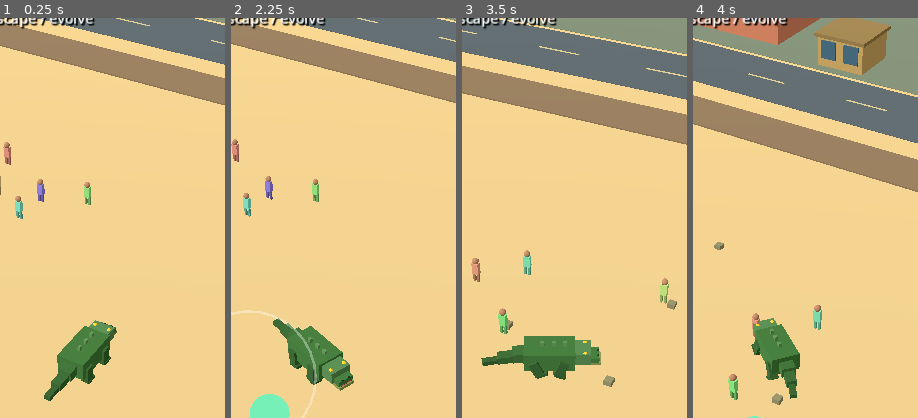
Above: before the commit, frames 1-4 (left to right).
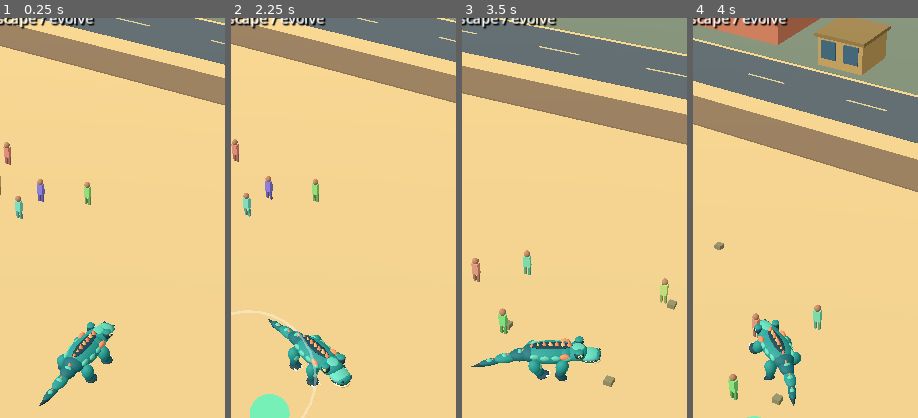
Above: after the commit, the same moments.

Repository: kavemankai/Kaijustomp
Game: Godot game, scene res://scenes/BeachDemo.tscn
Two runs of this game, one before a commit and one after it. Both use one fixed random seed, a clock stepped at 60 frames per second and the inputs below.
Inputs (mouse positions are % of the whole screen's width and height, from its top left):
- Up to frame 1 (0.25 s): no input
- Up to frame 2 (2.25 s): click "SPRINT" at 0.5 s; tap Enter (ui_accept) at 1.25, 2 s; drag from (50, 50) to (60, 28) at 1.27 s; drag from (30, 55) to (45, 70) at 2.02 s
- Up to frame 3 (3.5 s): move the mouse to (60, 28) at 2.77 s; hold Right (ui_right) from 2.78 s (still down); tap Shift at 2.85 s
- Up to frame 4 (4 s): release Right (ui_right) at 3.5 s; drag from (45, 70) to (20, 35) at 3.52 s
The pictures show only the part of the screen within x 26-76%, y 10-60%; the shares and areas given below are measured in that part.

The runs differ from the first frame. In frame 1, 3.1% of the frame differs, in the area x 17-52%, y 75-97%; in frame 2, 3.2%; in frame 3, 3.6%, in the area x 4-62%, y 79-91%; in frame 4, 2.6%.

Commit message:
Integrate colour-polished stylised creature while retaining beach physics and play feel

Diff:
--- a/scripts/beach/BeachDemo.gd
+++ b/scripts/beach/BeachDemo.gd
@@ -24,6 +24,8 @@
 var head_pivot: Node3D
 var leg_pivots: Array[Node3D] = []
 var tail_pivots: Array[Node3D] = []
+var creature_rig: Dictionary = {}
+var creature_idle_clock := 0.0
 var prey_in_mouth: Node3D
 var growth_scale := 1.0
 var evolution_visual_clock := 0.0
@@ -228,60 +230,42 @@
 	beast.collision_mask = 1
 	beast.position = Vector3(0, 0, 18)
 	add_child(beast)
-	# Upright capsule provides swept, orientation-independent wall collision.
-	# Its broad footprint protects the head and torso, including while sprinting.
+	# Approved swept collision, body physics and snout extension untouched.
 	beast_collision_shape = CapsuleShape3D.new()
 	var body_collision := CollisionShape3D.new()
 	body_collision.shape = beast_collision_shape
 	beast.add_child(body_collision)
-	# The projecting snout needs an independent collider, especially during bites.
 	head_collision_shape = SphereShape3D.new()
 	head_collision_node = CollisionShape3D.new()
 	head_collision_node.shape = head_collision_shape
 	beast.add_child(head_collision_node)
 	_sync_beast_collision()
+
 	beast_visual = Node3D.new()
 	beast.add_child(beast_visual)
-	var green := Color(0.22, 0.42, 0.19)
-	_box(beast_visual, Vector3(0, 1.02, 0), Vector3(1.75, 1.18, 3.0), green)
-	# Four pivoted legs make direction changes read as a scurry, not a sliding tank.
 	leg_pivots.clear()
 	for x in [-0.78, 0.78]:
 		for z in [-0.87, 0.94]:
 			var hip := Node3D.new()
 			hip.position = Vector3(x, 1.0, z)
 			beast_visual.add_child(hip)
-			_box(hip, Vector3(0, -0.46, 0), Vector3(0.50, 1.05, 0.58), green.darkened(0.17))
-			_box(hip, Vector3(0, -0.96, -0.13), Vector3(0.58, 0.16, 0.65), green.darkened(0.24))
 			leg_pivots.append(hip)
-
 	head_pivot = Node3D.new()
 	head_pivot.position = Vector3(0, 1.13, -1.22)
 	beast_visual.add_child(head_pivot)
-	_box(head_pivot, Vector3(0, -0.04, -0.45), Vector3(1.36, 0.74, 1.46), green.lightened(0.10))
-	_box(head_pivot, Vector3(0, -0.24, -1.18), Vector3(1.03, 0.31, 0.93), green)
-	for x in [-0.48, 0.48]:
-		_sphere(head_pivot, Vector3(x, 0.23, -0.85), 0.17, Color(0.96, 0.73, 0.16))
-		_sphere(head_pivot, Vector3(x * 0.48, -0.09, -1.61), 0.072, Color(0.10, 0.15, 0.10))
 	jaw = Node3D.new()
 	jaw.position = Vector3(0, -0.45, -0.95)
 	head_pivot.add_child(jaw)
-	_box(jaw, Vector3(0, -0.05, -0.25), Vector3(1.04, 0.20, 1.13), Color(0.48, 0.52, 0.28))
-	_box(jaw, Vector3(0, 0.06, -0.36), Vector3(0.78, 0.04, 0.76), Color(0.57, 0.18, 0.22))
-
-	# Jointed tail swings opposite the hips at speed.
 	tail_pivots.clear()
 	var tail_parent: Node3D = beast_visual
 	for i in range(3):
 		var segment := Node3D.new()
 		segment.position = Vector3(0, 0.98 if i == 0 else -0.13, 1.24 if i == 0 else 0.91)
 		tail_parent.add_child(segment)
-		var taper := 1.0 - float(i) * 0.27
-		_box(segment, Vector3(0, 0, 0.39), Vector3(0.86 * taper, 0.62 * taper, 1.06), green.darkened(0.08 + float(i) * 0.06))
 		tail_pivots.append(segment)
 		tail_parent = segment
-	for z in [-0.9, -0.25, 0.42]:
-		_box(beast_visual, Vector3(0, 1.67, z), Vector3(0.18, 0.40, 0.25), Color(0.33, 0.51, 0.29))
+	# No new collision objects or extra gameplay behaviours: only hero artwork.
+	creature_rig = StylizedCreatureArt.build(beast_visual, head_pivot, jaw, leg_pivots, tail_pivots)
 
 func _sync_beast_collision() -> void:
 	# Keep world-space collision sized to major growth milestones.
@@ -503,25 +487,36 @@
 	bite_timer = maxf(0.0, bite_timer - delta)
 
 func _update_creature_animation(delta: float, moving: bool) -> void:
+	creature_idle_clock += delta
 	var gait_amplitude := (0.74 if sprint_active else 0.45) if moving else 0.0
 	for i in range(leg_pivots.size()):
 		var phase := run_phase + (0.0 if i == 0 or i == 3 else PI)
 		var limb := leg_pivots[i]
 		limb.rotation.x = lerpf(limb.rotation.x, sin(phase) * gait_amplitude, minf(1.0, 15.0 * delta))
+		# A tiny plant/recovery sway adds weight without changing locomotion.
+		limb.rotation.z = lerpf(limb.rotation.z,
+			0.035 * sin(phase + 0.4) if moving else 0.0, minf(1.0, 9.0 * delta))
 	var bob := absf(sin(run_phase)) * (0.11 if sprint_active else 0.065) if moving else 0.0
 	beast_visual.position.y = lerpf(beast_visual.position.y, bob, minf(1.0, 14.0 * delta))
-	beast_visual.rotation.z = lerpf(beast_visual.rotation.z, (0.035 * sin(run_phase * 0.5)) if moving else 0.0, minf(1.0, 8.0 * delta))
+	beast_visual.rotation.z = lerpf(beast_visual.rotation.z,
+		(0.042 * sin(run_phase * 0.5)) if moving else 0.0, minf(1.0, 8.0 * delta))
+	# Breathing and head curiosity must remain visible when standing still.
+	var chest: Node3D = creature_rig.get("breathing")
+	if is_instance_valid(chest):
+		chest.scale = Vector3(1.0 + 0.010 * sin(creature_idle_clock * 1.9),
+			1.0 + 0.025 * sin(creature_idle_clock * 1.9),
+			1.0 + 0.008 * sin(creature_idle_clock * 1.9))
 	for i in range(tail_pivots.size()):
 		var tail := tail_pivots[i]
-		tail.rotation.y = lerpf(tail.rotation.y, sin(run_phase * 0.58 - float(i) * 0.65) * (0.15 if sprint_active else 0.09) if moving else 0.0, minf(1.0, 8.0 * delta))
-
-	# Bite cycle: snap forward -> jaws open -> grab -> retract and swallow.
+		var sway := sin(run_phase * 0.58 - float(i) * 0.65) * (0.17 if sprint_active else 0.11) if moving else sin(creature_idle_clock * 0.75 - float(i) * 0.52) * 0.075
+		tail.rotation.y = lerpf(tail.rotation.y, sway, minf(1.0, 8.0 * delta))
 	var progress := 1.0 - clampf(bite_timer / maxf(0.05, bite_duration), 0.0, 1.0)
 	var snap := sin(progress * PI) if bite_timer > 0.0 else 0.0
 	head_pivot.position.z = -1.22 - 0.67 * snap
-	# Track bite extension instead of allowing the snout to pass through walls.
+	# Keep existing moving head hitbox in sync with the feeding lunge.
 	head_collision_node.position.z = (-2.20 - 0.67 * snap) * growth_scale
-	head_pivot.rotation.x = -0.13 * snap
+	head_pivot.rotation.x = -0.13 * snap + (0.025 * sin(creature_idle_clock * 0.95) if not moving and bite_timer <= 0.0 else 0.0)
+	head_pivot.rotation.y = 0.025 * sin(creature_idle_clock * 0.70) if not moving else 0.0
 	jaw.rotation.x = -0.85 * maxf(0.0, sin(progress * PI)) if bite_timer > 0.0 else 0.0
 	if is_instance_valid(prey_in_mouth):
 		prey_in_mouth.position = prey_in_mouth.position.lerp(Vector3(0, -0.43, -1.16), minf(1.0, 18.0 * delta))
@@ -961,60 +956,10 @@
 
 
 func _apply_mutation_visual(id: String) -> void:
-	# Each chosen mutation adds a *small* persistent physical detail.
-	# Repeating one mutation adds further details instead of replacing
-	# the creature or changing its overall size.
+	# Colour-consistent cumulative enhancements retain the approved mutation IDs.
 	var stage := int(mutation_visual_counts.get(id, 0))
 	mutation_visual_counts[id] = stage + 1
-	var slot := stage % 5
-	var tier := floori(float(stage) / 5.0)
-	var lift := minf(0.20, float(tier) * 0.065)
-	match id:
-		"armour":
-			for side in [-1.0, 1.0]:
-				_box(beast_visual,
-					Vector3(side * 0.54, 1.64 + lift, -0.96 + float(slot) * 0.48),
-					Vector3(0.42, 0.13, 0.32),
-					Color(0.33, 0.48, 0.29).darkened(minf(0.28, float(tier) * 0.08)))
-		"speed":
-			# New tendon markings along the outer edge of each moving leg.
-			for hip in leg_pivots:
-				_box(hip,
-					Vector3(0, -0.23 - float(slot % 3) * 0.22, -0.31 - lift),
-					Vector3(0.37, 0.10, 0.12),
-					Color(0.60, 0.68, 0.26))
-		"stamina":
-			for side in [-1.0, 1.0]:
-				_box(beast_visual,
-					Vector3(side * (0.90 + lift), 1.15, -0.96 + float(slot) * 0.46),
-					Vector3(0.10, 0.26, 0.23),
-					Color(0.47, 0.65, 0.24))
-		"jaw":
-			for side in [-1.0, 1.0]:
-				_box(head_pivot,
-					Vector3(side * 0.53, -0.24, -0.54 - float(slot) * 0.23),
-					Vector3(0.16, 0.20 + lift, 0.17),
-					Color(0.74, 0.72, 0.53))
-		"strength":
-			for index in [0, 2]:
-				var foreleg := leg_pivots[index]
-				for claw in [-1.0, 0.0, 1.0]:
-					_box(foreleg,
-						Vector3(claw * 0.17, -1.02, -0.34 - float(slot) * 0.075),
-						Vector3(0.10, 0.13 + lift, 0.23),
-						Color(0.72, 0.68, 0.46))
-		"health":
-			for side in [-1.0, 1.0]:
-				_sphere(beast_visual,
-					Vector3(side * 0.83, 1.10, -0.94 + float(slot) * 0.47),
-					0.17 + lift * 0.14,
-					Color(0.28, 0.46, 0.22))
-		"regen":
-			for side in [-1.0, 1.0]:
-				_sphere(beast_visual,
-					Vector3(side * 0.32, 1.68 + lift, -1.00 + float(slot) * 0.47),
-					0.13,
-					Color(0.55, 0.86, 0.43))
+	StylizedCreatureArt.add_mutation(beast_visual, head_pivot, leg_pivots, id, stage)
 
 func _update_camera(delta: float) -> void:
 	var goal := beast.global_position + _camera_offset()
